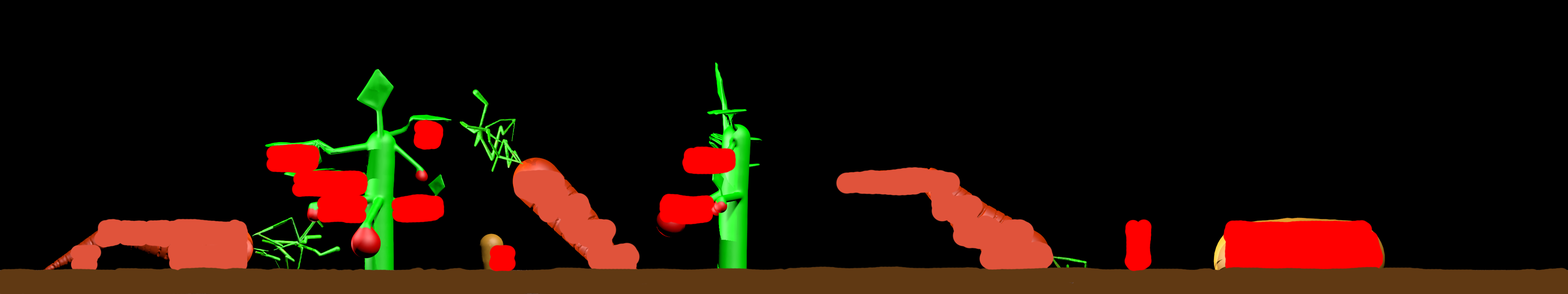
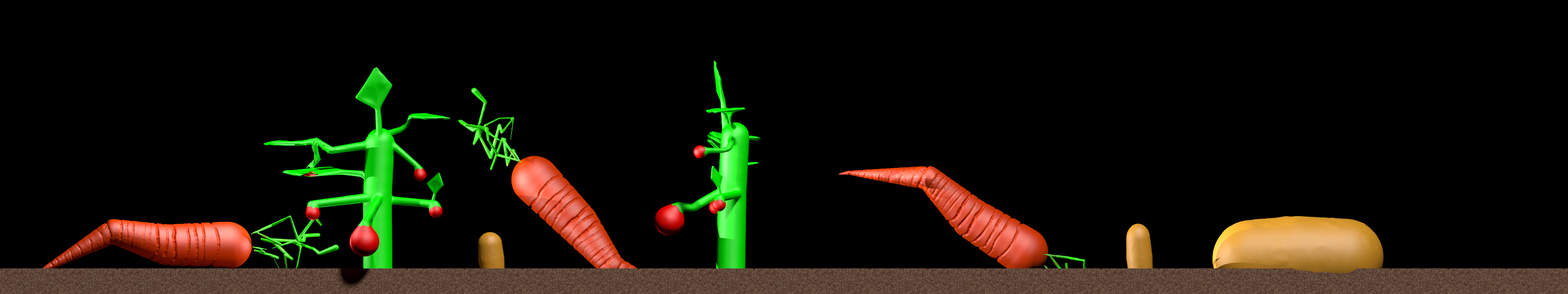
Layer changes from the first 1568 × 294 image to the second:
hid "Layer 2", painted on it over left=0, top=119, right=1568, bottom=294
renamed "Background" to "Background copy", painted on it over left=0, top=60, right=1568, bottom=294
